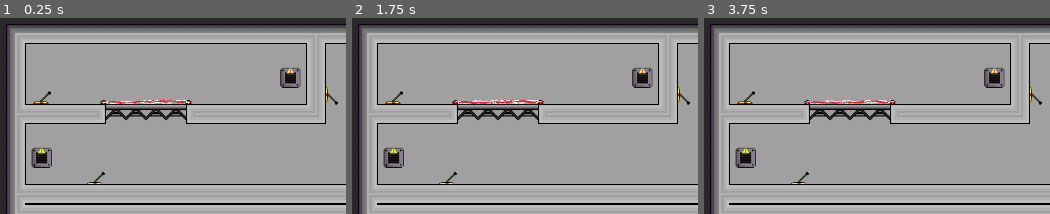
Above: before the commit, frames 1-3 (left to right).
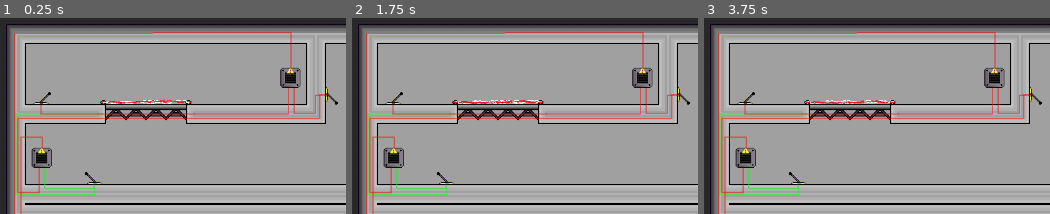
Above: after the commit, the same moments.

Repository: Danielyess/Marvin_In_Space
Game: Godot game, scene res://Scenes/Levels/level_10.tscn
The game is run twice, just before and just after one commit, with the same random seed, the same clock (stepped at 60 frames per second) and the same inputs. This scene is started directly instead of the project's main scene.
Inputs (mouse positions are in pixels of both pictures, inside the frame that each line leads up to):
- Up to frame 1 (0.25 s): no input
- Up to frame 2 (1.75 s): tap Enter at 0.5 s; move the mouse to (outside the picture) at 0.52 s; hold X (Explode) 0.53-1.28 s; hold D (MoveRight) from 0.53 s (still down); tap W (Jump) at 0.77, 1.52 s; tap Space at 1.25 s; move the mouse to (outside the picture) at 1.27 s; tap E (Interact) at 1.35 s
- Up to frame 3 (3.75 s): tap Enter at 2, 3.5 s; move the mouse to (outside the picture) at 2.02 s; release D (MoveRight) at 2.03 s; hold A (MoveLeft) 2.03-2.78 s; hold M (SwitchCamera) 2.03-2.78 s; tap Space at 2.75 s; move the mouse to (outside the picture) at 2.77 s; hold D (MoveRight) from 2.78 s (still down); tap Shift (Teleport) at 2.85 s; tap W (Jump) at 3.02 s; move the mouse to (890, 39) at 3.52 s; hold X (Explode) from 3.53 s (still down)

The runs differ from the first frame. In frame 1, 4.0% of the frame differs, in the area x 4-95%, y 7-100%; in frame 2, 4.0%; in frame 3, 4.0%.

Commit message:
v1.0.2
Added level 10.

Diff:
--- a/Marvin_In_Space_Demo/Scenes/Levels/level_10.tscn
+++ b/Marvin_In_Space_Demo/Scenes/Levels/level_10.tscn
@@ -1,10 +1,11 @@
-[gd_scene load_steps=9 format=4 uid="uid://cg66ovgvm1dx1"]
+[gd_scene load_steps=10 format=4 uid="uid://cg66ovgvm1dx1"]
 
 [ext_resource type="PackedScene" uid="uid://dyc5f4uqp1qu7" path="res://Scenes/start_level_door.tscn" id="1_0bhyp"]
 [ext_resource type="TileSet" uid="uid://cgoaqjyb343q3" path="res://resources/TileSets/Main_Tile_Set.tres" id="1_ct4v0"]
 [ext_resource type="PackedScene" uid="uid://dw4gulmlywi5" path="res://Scenes/gravity_area.tscn" id="3_icg2m"]
 [ext_resource type="Script" uid="uid://c7xlswb662q1m" path="res://Scripts/power_grid.gd" id="4_icg2m"]
 [ext_resource type="PackedScene" uid="uid://c87y1ft2pdqgc" path="res://Scenes/electric_fence.tscn" id="5_2doy4"]
+[ext_resource type="Script" uid="uid://bnk5b2ptmbdnt" path="res://Scripts/power_line.gd" id="5_l0dhx"]
 [ext_resource type="PackedScene" uid="uid://b7v3wh34e60nq" path="res://Scenes/switch_box.tscn" id="5_snwp0"]
 [ext_resource type="PackedScene" uid="uid://b5dr7q8wglje5" path="res://Scenes/lever.tscn" id="6_2fy10"]
 [ext_resource type="PackedScene" uid="uid://p04j5jtsnw4v" path="res://Scenes/end_of_level_door.tscn" id="7_2fy10"]
@@ -47,26 +48,126 @@
 
 [node name="Wires" type="Node" parent="Objects/PowerGrid"]
 
+[node name="L2toSW3" type="Line2D" parent="Objects/PowerGrid/Wires" node_paths=PackedStringArray("emitter", "reciever")]
+z_index = 2
+points = PackedVector2Array(607, 210, 591, 210, 591, 239, 557, 239, 557, 198)
+width = 2.0
+script = ExtResource("5_l0dhx")
+emitter = NodePath("../../Emitters/Lever2")
+reciever = NodePath("../../Emitters/SwitchBox3")
+metadata/_custom_type_script = "uid://bnk5b2ptmbdnt"
+
+[node name="L1toEF" type="Line2D" parent="Objects/PowerGrid/Wires" node_paths=PackedStringArray("emitter", "reciever")]
+z_index = 2
+points = PackedVector2Array(238, 353, 238, 369, 112, 369, 112, 240, 251, 240)
+width = 2.0
+script = ExtResource("5_l0dhx")
+emitter = NodePath("../../Emitters/Lever")
+reciever = NodePath("../../Recievers/Electric_Fence")
+metadata/_custom_type_script = "uid://bnk5b2ptmbdnt"
+
+[node name="L1toSW2" type="Line2D" parent="Objects/PowerGrid/Wires" node_paths=PackedStringArray("emitter", "reciever")]
+z_index = 2
+points = PackedVector2Array(236, 353, 236, 359, 158, 359, 158, 326)
+width = 2.0
+script = ExtResource("5_l0dhx")
+emitter = NodePath("../../Emitters/Lever")
+reciever = NodePath("../../Emitters/SwitchBox2")
+metadata/_custom_type_script = "uid://bnk5b2ptmbdnt"
+
+[node name="L3toSW3" type="Line2D" parent="Objects/PowerGrid/Wires" node_paths=PackedStringArray("emitter", "reciever")]
+z_index = 2
+points = PackedVector2Array(152, 226, 152, 240, 548, 240, 548, 198)
+width = 2.0
+script = ExtResource("5_l0dhx")
+emitter = NodePath("../../Emitters/Lever3")
+reciever = NodePath("../../Emitters/SwitchBox3")
+metadata/_custom_type_script = "uid://bnk5b2ptmbdnt"
+
+[node name="L2toSW2" type="Line2D" parent="Objects/PowerGrid/Wires" node_paths=PackedStringArray("emitter", "reciever")]
+z_index = 2
+points = PackedVector2Array(606, 209, 598, 209, 598, 247, 115, 247, 115, 366, 149, 366, 149, 326)
+width = 2.0
+script = ExtResource("5_l0dhx")
+emitter = NodePath("../../Emitters/Lever2")
+reciever = NodePath("../../Emitters/SwitchBox2")
+metadata/_custom_type_script = "uid://bnk5b2ptmbdnt"
+
+[node name="SW3toSW1" type="Line2D" parent="Objects/PowerGrid/Wires" node_paths=PackedStringArray("emitter", "reciever")]
+z_index = 2
+points = PackedVector2Array(552, 167, 552, 110, 110, 111, 110, 687, 419, 687, 419, 646)
+width = 2.0
+script = ExtResource("5_l0dhx")
+emitter = NodePath("../../Emitters/SwitchBox3")
+reciever = NodePath("../../Emitters/SwitchBox")
+metadata/_custom_type_script = "uid://bnk5b2ptmbdnt"
+
+[node name="SW2toSW1" type="Line2D" parent="Objects/PowerGrid/Wires" node_paths=PackedStringArray("emitter", "reciever")]
+z_index = 2
+points = PackedVector2Array(154, 295, 154, 277, 120, 277, 120, 677, 433, 677, 433, 645)
+width = 2.0
+script = ExtResource("5_l0dhx")
+emitter = NodePath("../../Emitters/SwitchBox2")
+reciever = NodePath("../../Emitters/SwitchBox")
+metadata/_custom_type_script = "uid://bnk5b2ptmbdnt"
+
+[node name="L4toSW1" type="Line2D" parent="Objects/PowerGrid/Wires" node_paths=PackedStringArray("emitter", "reciever")]
+z_index = 2
+points = PackedVector2Array(572, 673, 572, 688, 425, 688, 425, 646)
+width = 2.0
+script = ExtResource("5_l0dhx")
+emitter = NodePath("../../Emitters/Lever4")
+reciever = NodePath("../../Emitters/SwitchBox")
+metadata/_custom_type_script = "uid://bnk5b2ptmbdnt"
+
+[node name="SW1toELD" type="Line2D" parent="Objects/PowerGrid/Wires" node_paths=PackedStringArray("emitter", "reciever")]
+points = PackedVector2Array(424, 615, 424, 600, 330, 600, 330, 626)
+script = ExtResource("5_l0dhx")
+emitter = NodePath("../../Emitters/SwitchBox")
+reciever = NodePath("../../Recievers/EndOfLevelDoor")
+metadata/_custom_type_script = "uid://bnk5b2ptmbdnt"
+
 [node name="Emitters" type="Node" parent="Objects/PowerGrid"]
 
 [node name="Lever" parent="Objects/PowerGrid/Emitters" instance=ExtResource("6_2fy10")]
 position = Vector2(238, 337)
+currentState = 1
 
 [node name="Lever2" parent="Objects/PowerGrid/Emitters" instance=ExtResource("6_2fy10")]
 position = Vector2(623, 209)
 rotation = 1.5708
 
-[node name="SwitchBox" parent="Objects/PowerGrid/Emitters" instance=ExtResource("5_snwp0")]
+[node name="Lever3" parent="Objects/PowerGrid/Emitters" instance=ExtResource("6_2fy10")]
+position = Vector2(152, 209)
+
+[node name="Lever4" parent="Objects/PowerGrid/Emitters" instance=ExtResource("6_2fy10")]
+position = Vector2(572, 657)
+
+[node name="SwitchBox" parent="Objects/PowerGrid/Emitters" node_paths=PackedStringArray("Wire0", "Wire1", "Wire2") instance=ExtResource("5_snwp0")]
 position = Vector2(424, 630)
+Subroutine = 8
+Gate0 = 5
+Gate1 = 6
+Gate2 = 6
+Gate3 = 1
+Wire0 = NodePath("../../Wires/SW3toSW1")
+Wire1 = NodePath("../../Wires/L4toSW1")
+Wire2 = NodePath("../../Wires/SW2toSW1")
 
-[node name="SwitchBox2" parent="Objects/PowerGrid/Emitters" instance=ExtResource("5_snwp0")]
+[node name="SwitchBox2" parent="Objects/PowerGrid/Emitters" node_paths=PackedStringArray("Wire0", "Wire1") instance=ExtResource("5_snwp0")]
 position = Vector2(153, 310)
+Subroutine = 2
+Gate0 = 3
+Wire0 = NodePath("../../Wires/L2toSW2")
+Wire1 = NodePath("../../Wires/L1toSW2")
 
-[node name="SwitchBox3" parent="Objects/PowerGrid/Emitters" instance=ExtResource("5_snwp0")]
+[node name="SwitchBox3" parent="Objects/PowerGrid/Emitters" node_paths=PackedStringArray("Wire0", "Wire1") instance=ExtResource("5_snwp0")]
 position = Vector2(551, 182)
-
-[node name="Lever3" parent="Objects/PowerGrid/Emitters" instance=ExtResource("6_2fy10")]
-position = Vector2(152, 208)
+Subroutine = 3
+Gate0 = 3
+Gate1 = 1
+Wire0 = NodePath("../../Wires/L3toSW3")
+Wire1 = NodePath("../../Wires/L2toSW3")
 
 [node name="Recievers" type="Node" parent="Objects/PowerGrid"]
 
--- a/Marvin_In_Space_Demo/Scripts/world_script.gd
+++ b/Marvin_In_Space_Demo/Scripts/world_script.gd
@@ -57,7 +57,7 @@
 			pass;
 
 func loadLevel() -> void:
-	if levelIndex < 10:
+	if levelIndex < 11:
 		var desiredLevelName : String = "level_" + str(levelIndex)
 		Level = load("res://Scenes/Levels/" + desiredLevelName + ".tscn").instantiate()
 	else:
Not shown, changed: Marvin_In_Space_Demo/export_presets.cfg
Not shown, changed: Marvin_In_Space_Demo/marvin_in_space.exe
